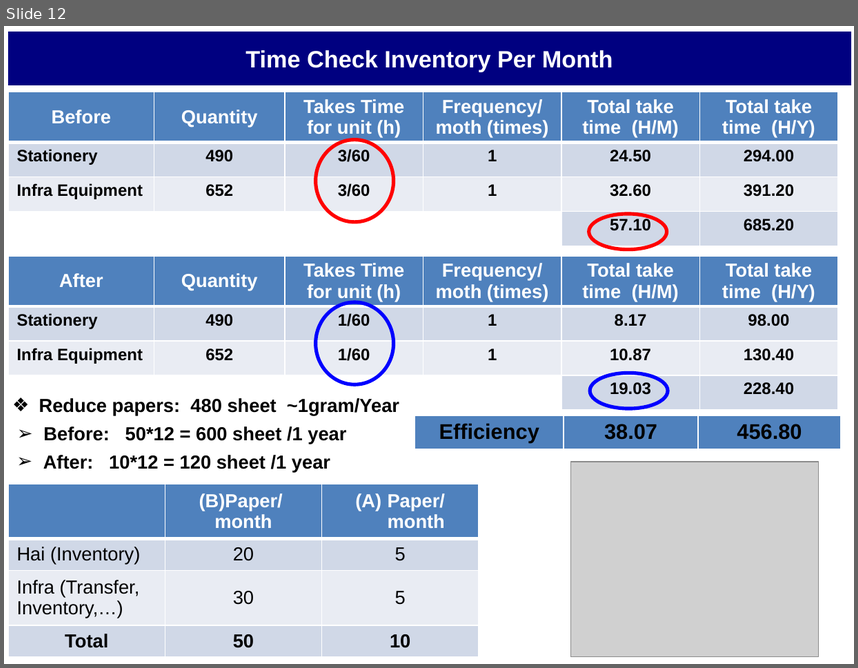
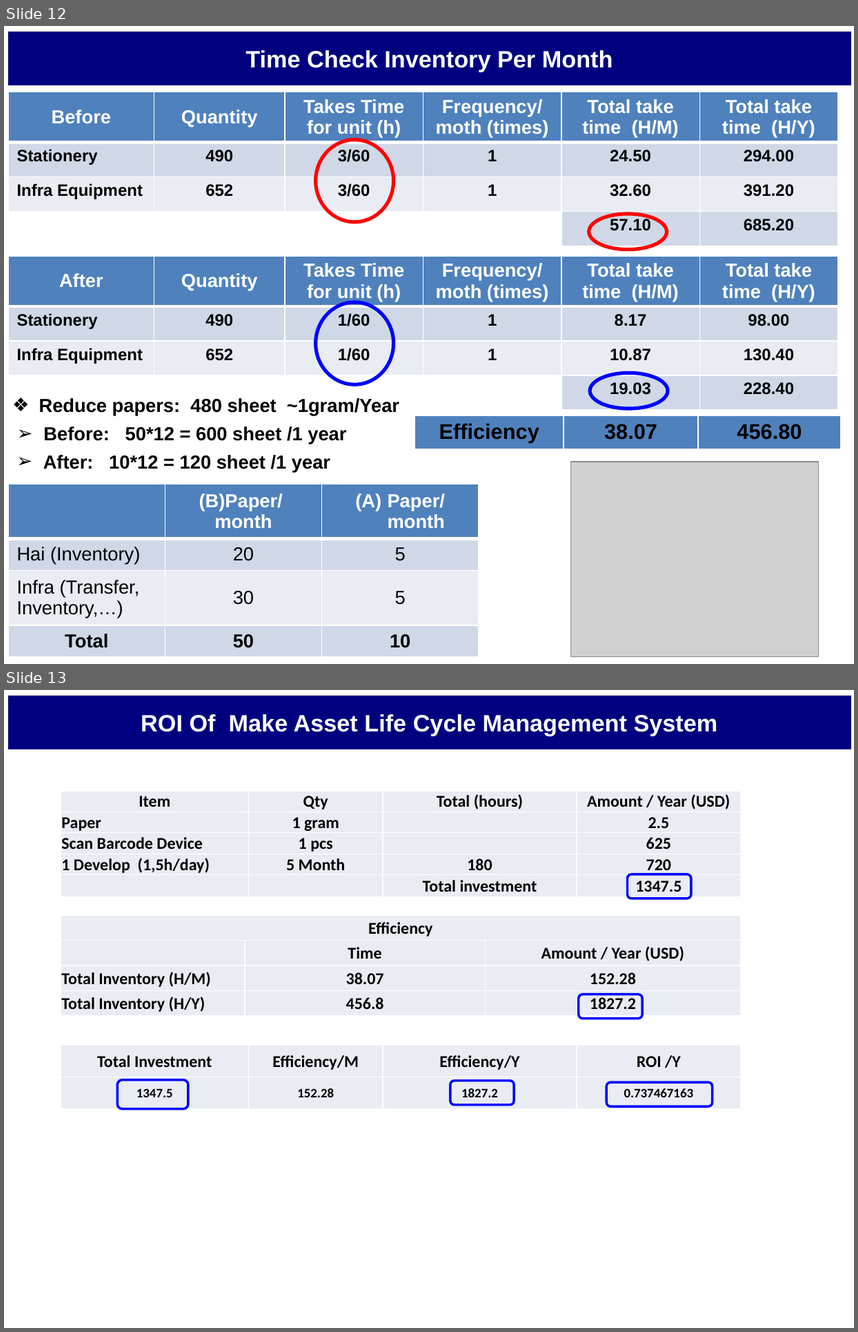
Before and after one commit to thietbicongnghevietnam/ReportPSNV, a slide deck: Report_Nguyen Nhu Minh.pptx. Shown one above the other, each under a label of ours: slide 12 before the commit, slides 12 and 13 after it. The pictures are 858x668 and 858x1332 pixels, drawn with LibreOffice and Linux fonts; fonts in the diff are those of the drawing; grey boxes stand for pictures. Boxes give left, top, right and bottom in pixels: in the first picture for what was removed or moved away, otherwise in the second. Text is boxed around its words. In the diff, an @@ line names an element or a change of style, - is before the commit and + after.

```diff
--- a/Report_Nguyen Nhu Minh.pptx
+++ b/Report_Nguyen Nhu Minh.pptx
@@ slide 13 added at (4,690,854,1328), background #FFFFFF @@
@@ rectangle added at (8,696,851,749), fill #000080, outline #000080 0.75 pt, 20 pt, text #FFFFFF, bold @@
+ROI Of Make Asset Life Cycle Management System
@@ table added at (61,790,741,896), 5 rows, 4 columns @@
+Item | Qty | Total (hours) | Amount / Year (USD)
+Paper | 1 gram |  | 2.5
+Scan Barcode Device | 1 pcs |  | 625
+1 Develop (1,5h/day) | 5 Month | 180 | 720
+ |  | Total investment | 1347.5
@@ rounded rectangle added at (627,874,691,898), outline #0000FF 2 pt @@
@@ table added at (61,915,742,1016), 4 rows, 3 columns @@
+Efficiency |  | 
+ | Time | Amount / Year (USD)
+Total Inventory (H/M) | 38.07 | 152.28
+Total Inventory (H/Y) | 456.8 | 1827.2
@@ rounded rectangle added at (579,994,642,1018), outline #0000FF 2 pt @@
@@ table added at (61,1045,741,1108), 2 rows, 4 columns @@
+Total Investment | Efficiency/M | Efficiency/Y | ROI /Y
+1347.5 | 152.28 | 1827.2 | 0.737467163
@@ rounded rectangle added at (117,1079,188,1108), outline #0000FF 2 pt @@
@@ rounded rectangle added at (450,1080,514,1104), outline #0000FF 2 pt @@
@@ rounded rectangle added at (606,1082,713,1105), outline #0000FF 2 pt @@
```
Also in this commit, not shown: 3 slides changed, 1 other slide added, 3 other files.
